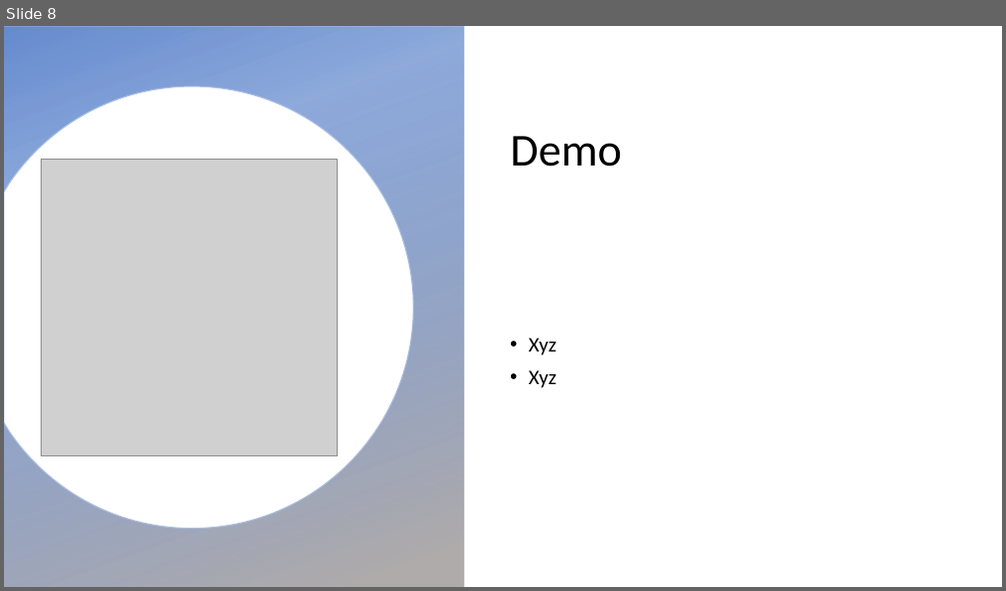
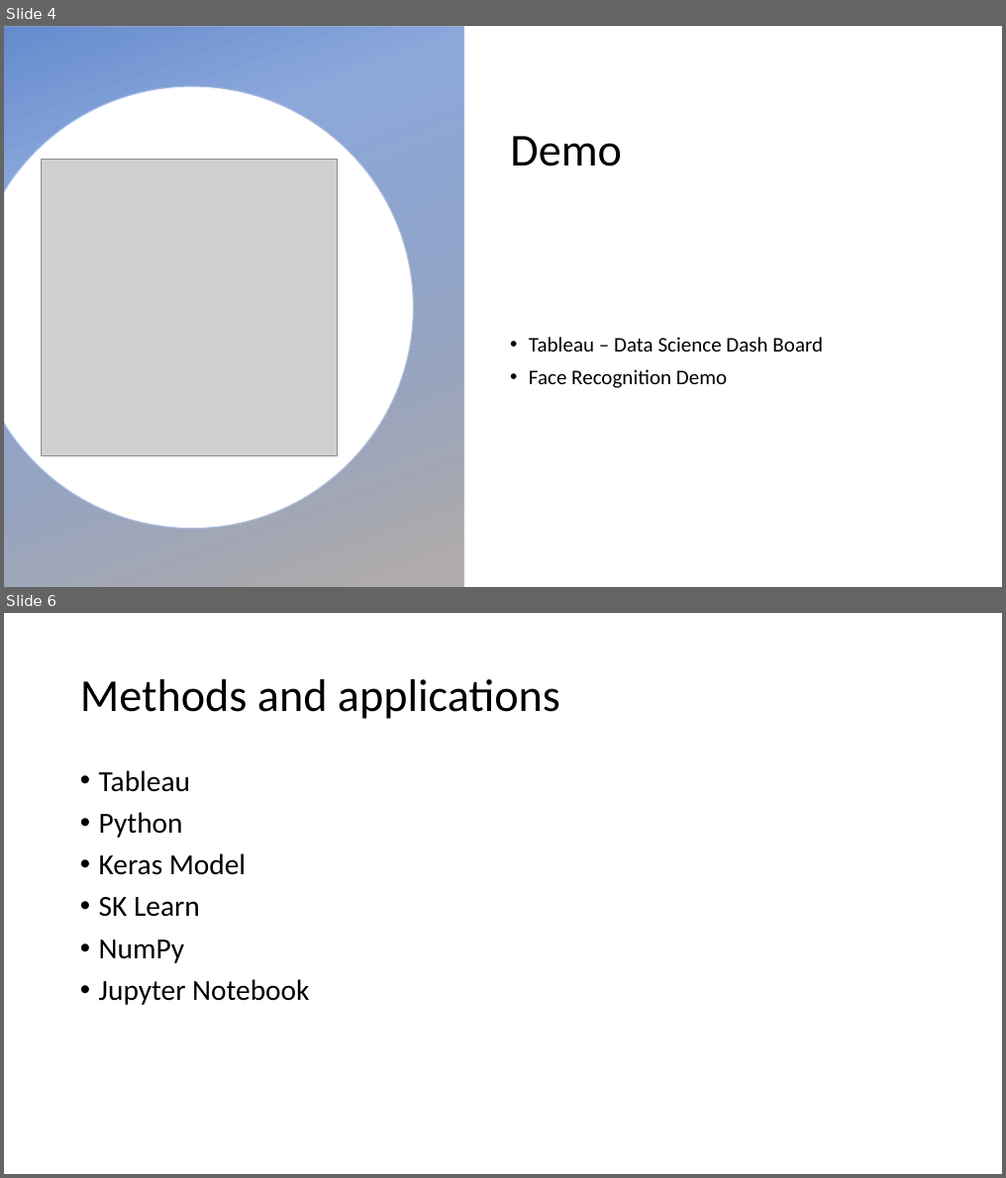
Before and after one commit to jcrossru/EndGame, a slide deck: Face Recognition_Final Project.pptx. Shown one above the other, each under a label of ours: slide 8 before the commit, slides 4 and 6 after it; the slides between them are not shown. The pictures are 1006x591 and 1006x1178 pixels, drawn with LibreOffice and Linux fonts; fonts in the diff are those of the drawing; grey boxes stand for pictures; background and template pictures are left out. Boxes give left, top, right and bottom in pixels: in the first picture for what was removed or moved away, otherwise in the second. Text is boxed around its words. In the diff, an @@ line names an element or a change of style, - is before the commit and + after.

```diff
--- a/Face Recognition_Final Project.pptx
+++ b/Face Recognition_Final Project.pptx
@@ slide 6 added at (x1=4, y1=613, x2=1002, y2=1174), background #FFFFFF @@
@@ title added at (x1=80, y1=679, x2=560, y2=719), 44 pt, text #000000 @@
+Methods and applications
@@ text added at (x1=99, y1=770, x2=309, y2=1005), 28 pt, text #000000 @@
+• Tableau
+• Python
+• Keras Model
+• SK Learn
+• NumPy
+• Jupyter Notebook
@@ what was slide 8 is now slide 4 @@
@@ slide 4 changed as well @@
@@ text at (x1=529, y1=337, x2=823, y2=388): text changed @@
-• Xyz
-• Xyz
+• Tableau – Data Science Dash Board
+• Face Recognition Demo
```
Also in this commit, not shown: 4 other slides changed, 3 slides removed, 1 other file.
